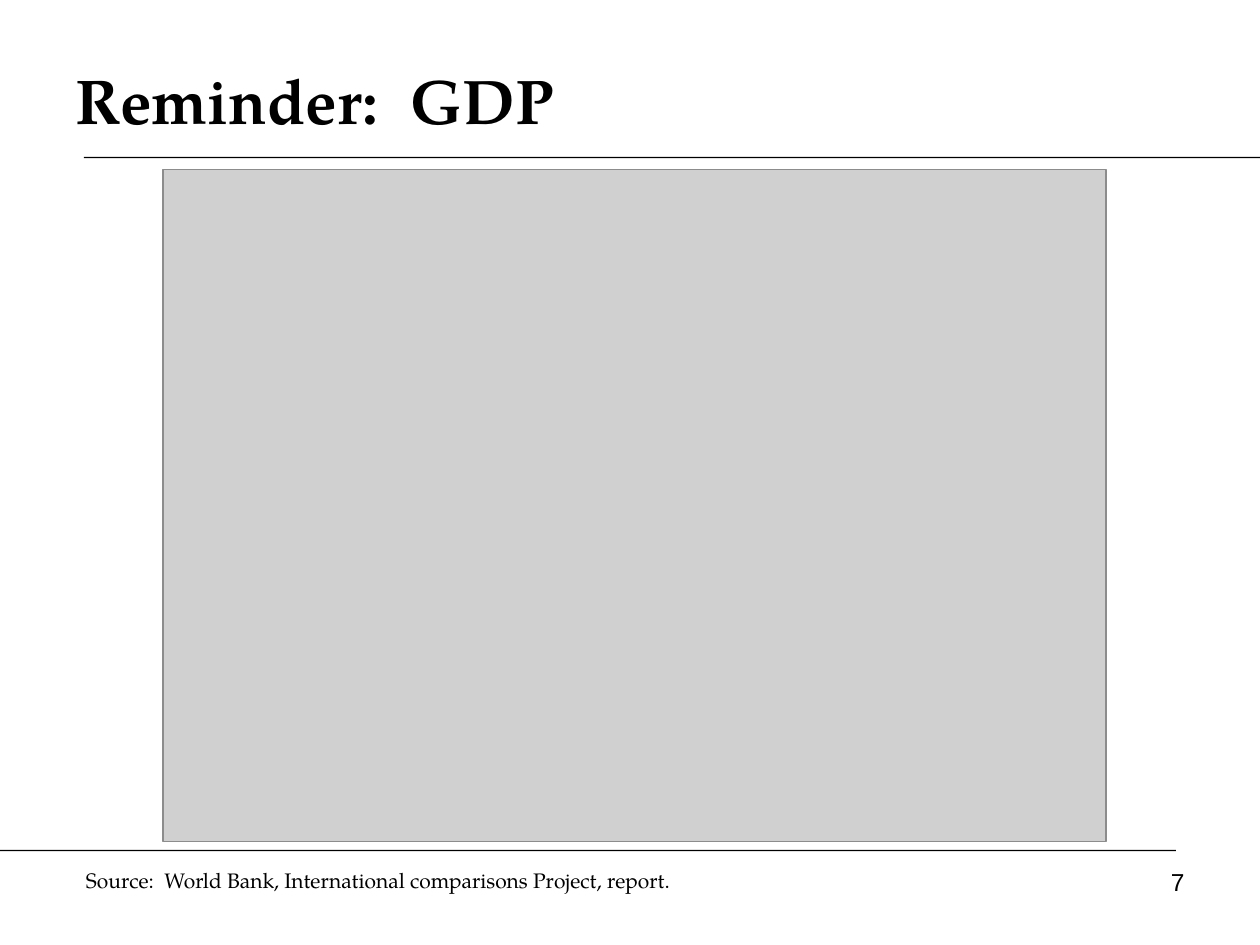
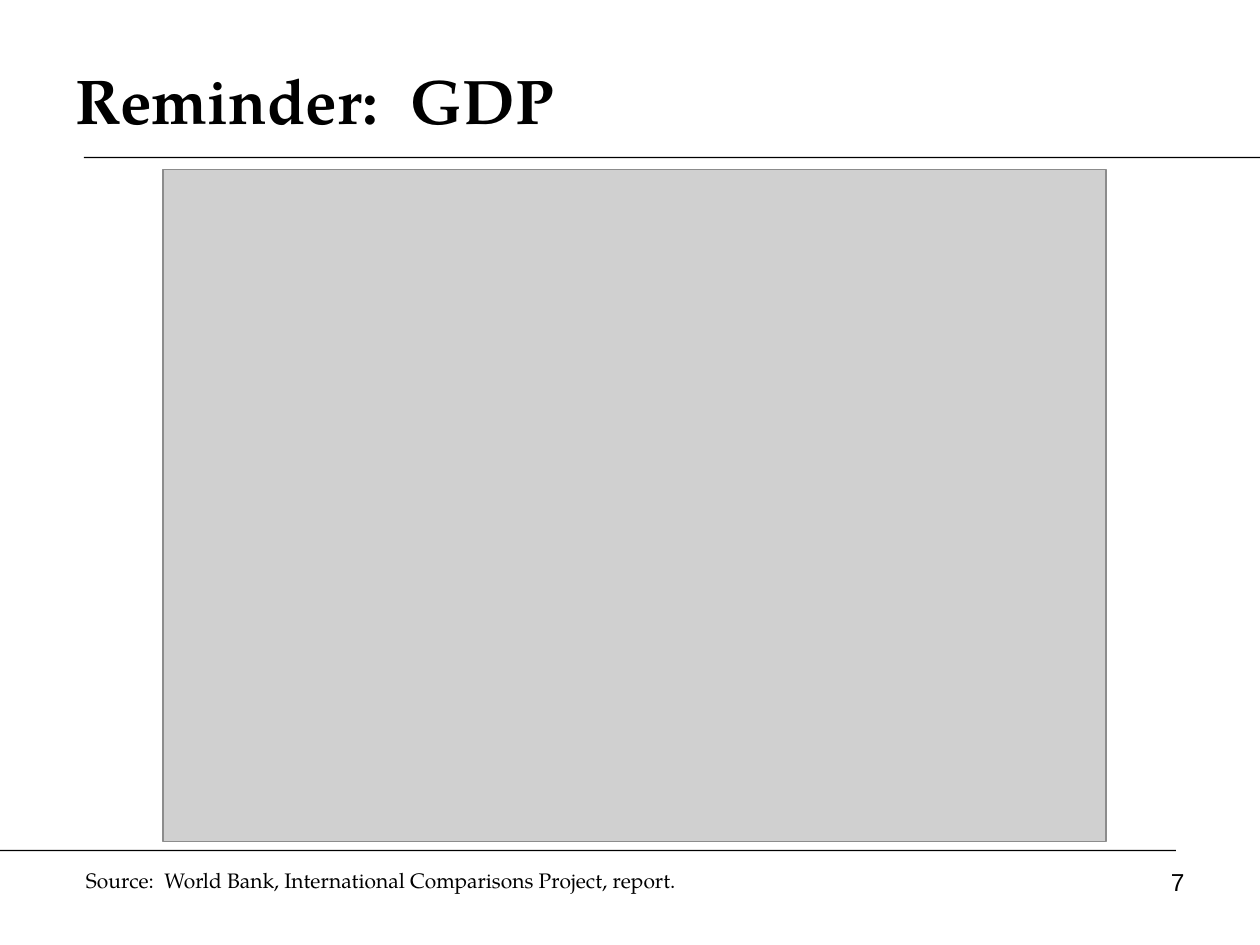
Before and after one commit to DaveBackus/Global_Economy, a slide deck: slide 7 of Slides/slides_growth1_f14.pptx. Drawn at 1260x945 pixels with LibreOffice and Linux fonts; fonts in the diff are those of the drawing; grey boxes stand for pictures. Boxes give left, top, right and bottom in pixels: in the first picture for what was removed or moved away, otherwise in the second. Text is boxed around its words. In the diff, an @@ line names an element or a change of style, - is before the commit and + after.

```diff
--- a/Slides/slides_growth1_f14.pptx
+++ b/Slides/slides_growth1_f14.pptx
@@ text at (86,873,676,894): text changed @@
-Source: World Bank, International comparisons Project, report.
+Source: World Bank, International Comparisons Project, report.
```
Also in this commit, not shown: 9 other slides changed, 2 slides added, 4 other files.
